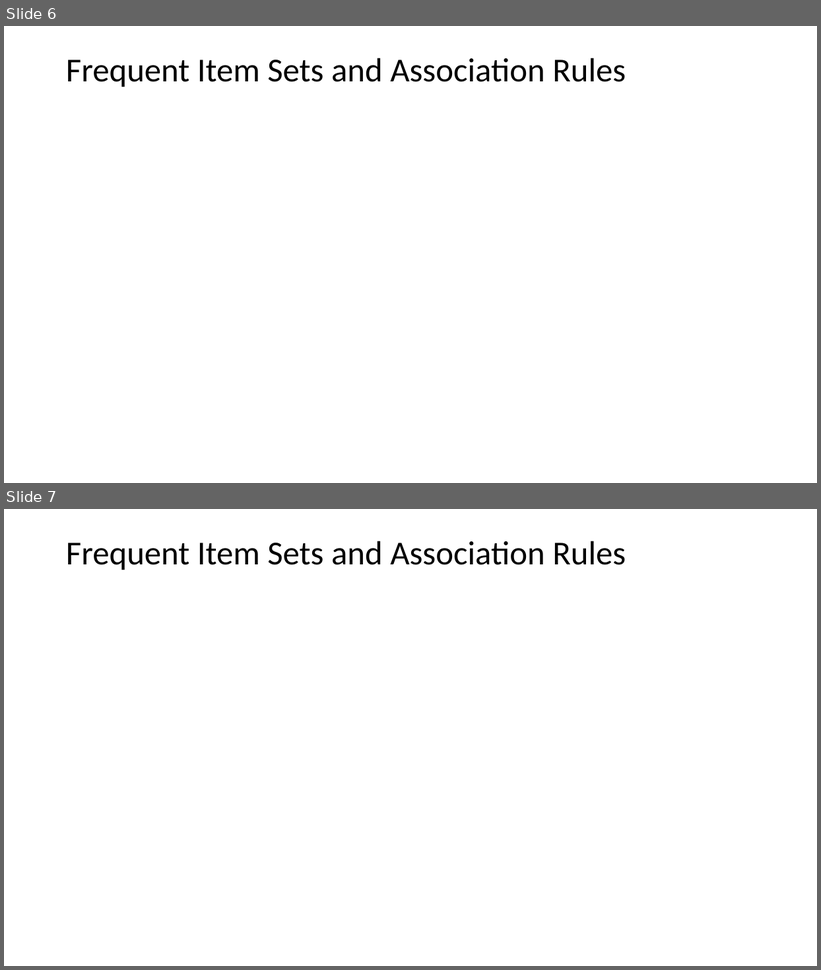
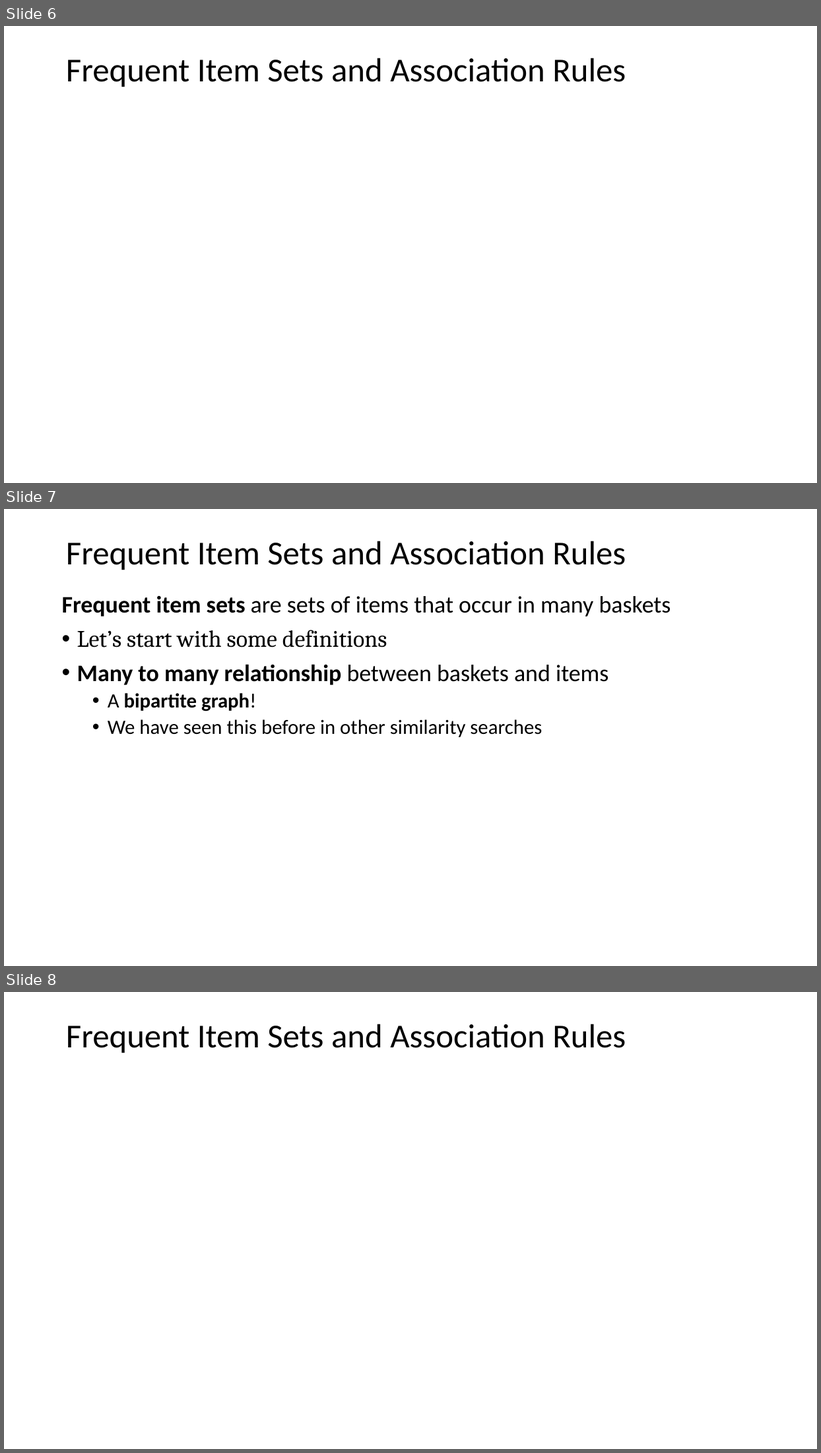
Before and after one commit to tenevian/Harvard-SSP-Data-Mining, a slide deck: slides/13_AssociationsFrequentItems.pptx. Shown one above the other, each under a label of ours: slides 6 and 7 before the commit, slides 6, 7 and 8 after it. The pictures are 821x970 and 821x1453 pixels, drawn with LibreOffice and Linux fonts; fonts in the diff are those of the drawing; grey boxes stand for pictures. Boxes give left, top, right and bottom in pixels: in the first picture for what was removed or moved away, otherwise in the second. Text is boxed around its words. In the diff, an @@ line names an element or a change of style, - is before the commit and + after.

```diff
--- a/slides/13_AssociationsFrequentItems.pptx
+++ b/slides/13_AssociationsFrequentItems.pptx
@@ slide 7 added at (4, 509, 817, 966), background #FFFFFF @@
@@ title added at (66, 541, 626, 570), 39.6 pt, text #000000 @@
+Frequent Item Sets and Association Rules
@@ text added at (62, 596, 671, 737), 28 pt, text #000000 @@
+Frequent item sets are sets of items that occur in many baskets
+• Let’s start with some definitions
+• Many to many relationship between baskets and items
+  • A bipartite graph!
+  • We have seen this before in other similarity searches
@@ what was slide 7 is now slide 8 @@
```
Also in this commit, not shown: 4 slides changed, 1 other slide added.
